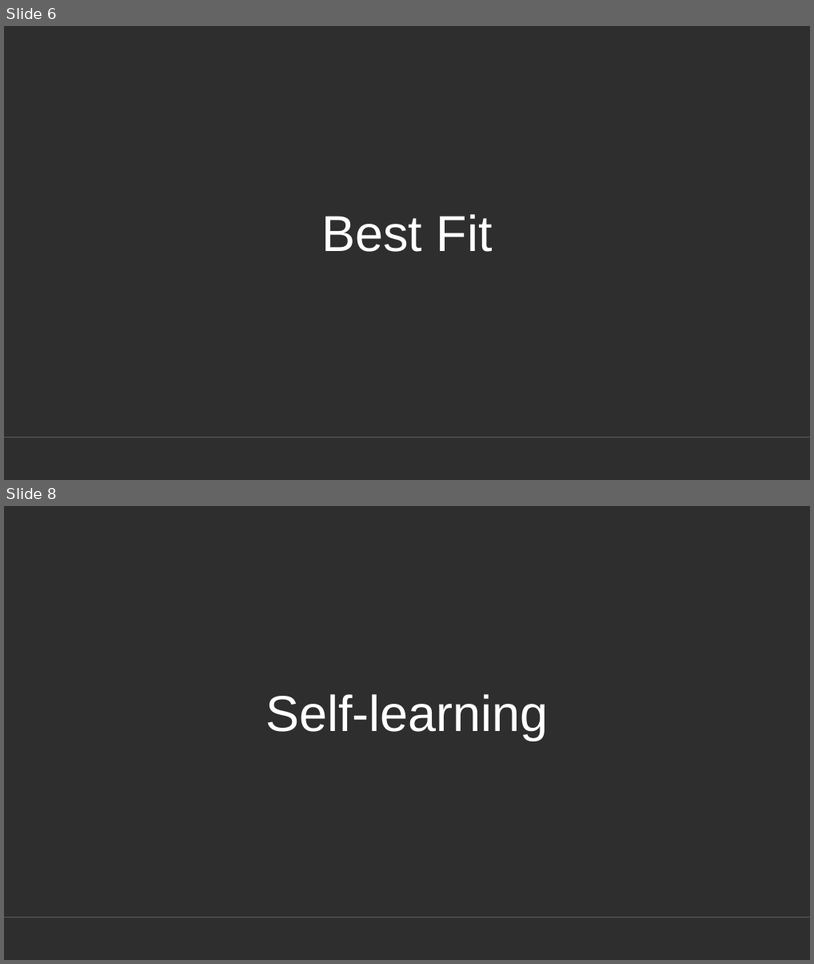
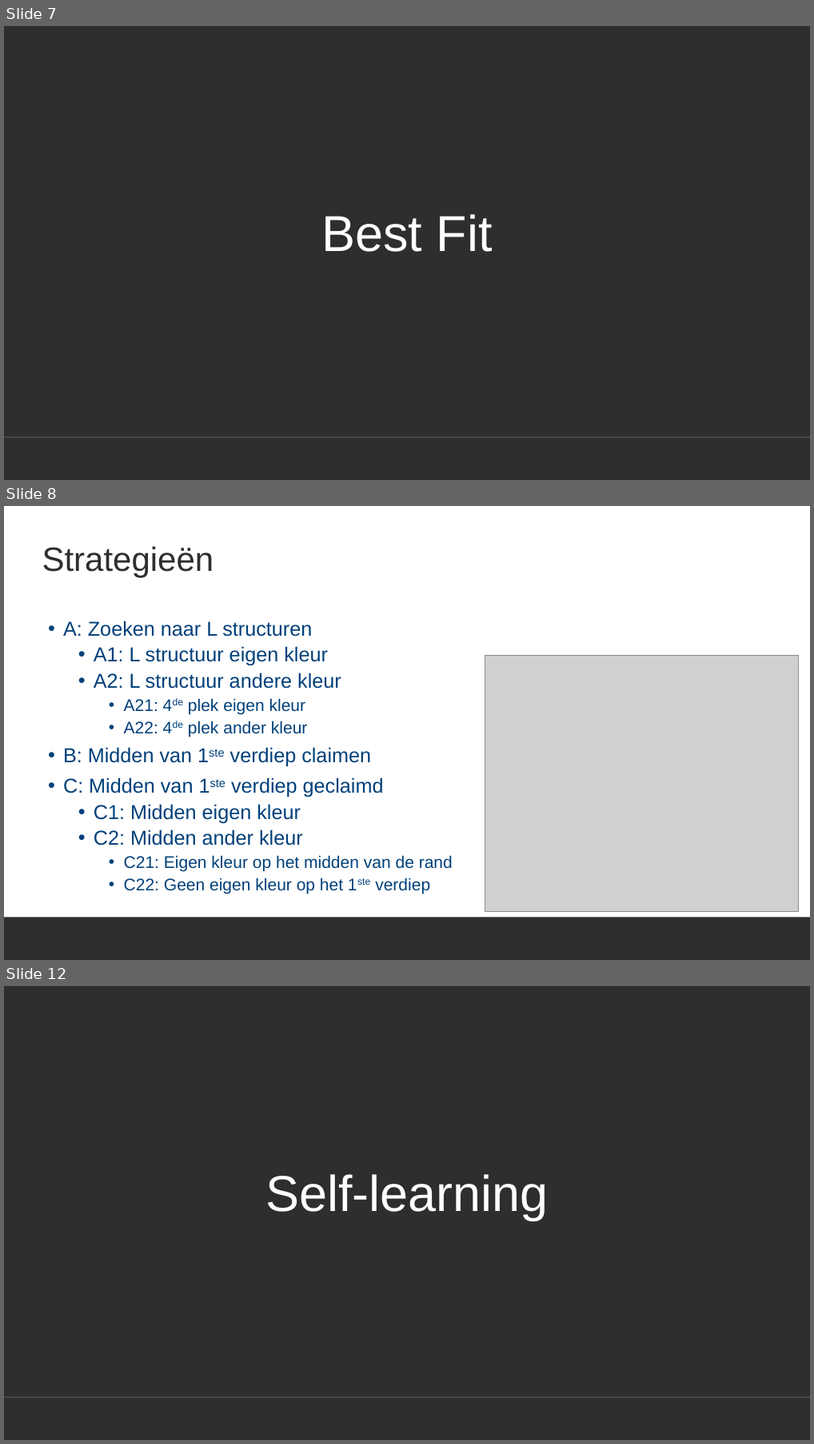
Before and after one commit to ro-per/PylosGamingBot, a slide deck: Presentation.pptx. Shown one above the other, each under a label of ours: slides 6 and 8 before the commit, slides 7, 8 and 12 after it; the slides between them are not shown. The pictures are 814x964 and 814x1444 pixels, drawn with LibreOffice and Linux fonts; fonts in the diff are those of the drawing; grey boxes stand for pictures; background and template pictures are left out. Boxes give left, top, right and bottom in pixels: in the first picture for what was removed or moved away, otherwise in the second. Text is boxed around its words. In the diff, an @@ line names an element or a change of style, - is before the commit and + after.

```diff
--- a/Presentation.pptx
+++ b/Presentation.pptx
@@ slide 8 added at (4, 506, 810, 960), background #FFFFFF; not listed: 1 template element that a slide beside it also shows @@
@@ title added at (42, 546, 214, 578), 40 pt, text #2E2E2E @@
+Strategieën
@@ text added at (63, 620, 453, 893), 24 pt, text #00407A @@
+• A: Zoeken naar L structuren
+  • A1: L structuur eigen kleur
+  • A2: L structuur andere kleur
+    • A21: 4de plek eigen kleur
+    • A22: 4de plek ander kleur
+• B: Midden van 1ste verdiep claimen
+• C: Midden van 1ste verdiep geclaimd
+  • C1: Midden eigen kleur
+  • C2: Midden ander kleur
+    • C21: Eigen kleur op het midden van de rand
+    • C22: Geen eigen kleur op het 1ste verdiep
@@ picture added at (485, 656, 799, 911) @@
@@ what was slide 6 is now slide 7 @@
@@ what was slide 8 is now slide 12 @@
```
Also in this commit, not shown: 4 slides changed, 5 other slides added, 1 slide removed.
